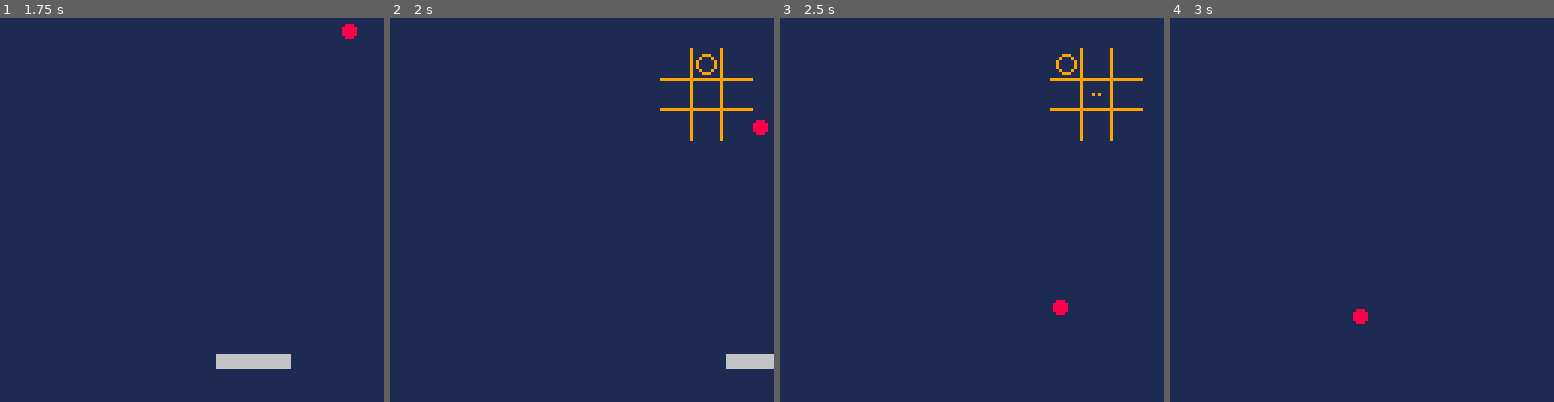
Above: before the commit, frames 1-4 (left to right).
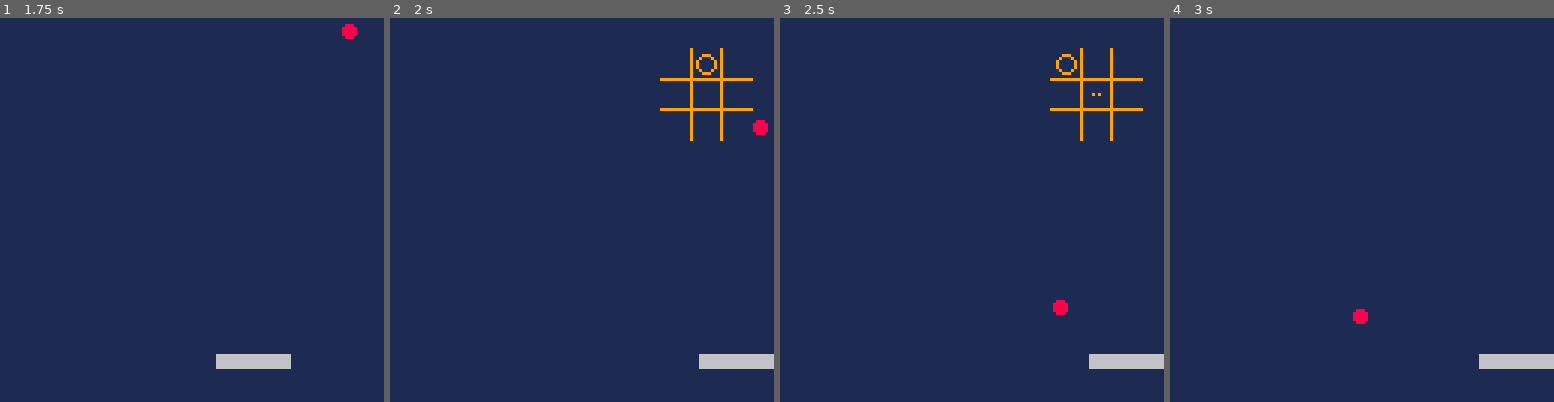
Above: after the commit, the same moments.

Repository: beetrootpaul/learning--pico8-breakout-tutorial
Game: PICO-8 cartridge breakout.p8
Same seed, same stepped clock (60 frames per second), same inputs: the game is played once before the commit and once after it.
Inputs:
- Up to frame 1 (1.75 s): tap X (X key) at 0.33, 1.07 s; tap O (Z key) at 0.7, 1.7 s; hold Right from 1.6 s (still down)
- Up to frame 2 (2 s): keep holding Right; tap X (X key) at 1.85 s
- Up to frame 3 (2.5 s): release Right at 2.1 s; tap O (Z key) at 2.1 s; hold Up 2.15-2.42 s; hold Right from 2.47 s (still down)
- Up to frame 4 (3 s): keep holding Right; tap O (Z key) at 2.5, 2.9 s; tap X (X key) at 2.97 s

Frame 1 is identical in both runs. In frame 2, 0.3% of the frame differs, in the area x 80-88%, y 87-92%; in frame 3, 0.8%, in the area x 80-100%, y 87-92%; in frame 4, 0.8%.

Commit message:
limit paddle movement by screen borders

Diff:
--- a/src/paddle.lua
+++ b/src/paddle.lua
@@ -8,7 +8,6 @@
 paddle.x = u.viewport_size_px / 2 - paddle.w / 2
 paddle.y = u.viewport_size_px - paddle._bottom_gap - paddle.h
 
--- TODO stop paddle on screen edges
 function paddle:update()
     self._dx = 0.5 * self._dx
     if btn(u.buttons.l) then
@@ -18,6 +17,7 @@
         self._dx = 5
     end
     self.x = self.x + self._dx
+    self.x = mid(0, self.x, u.viewport_size_px - 1 - paddle.w)
 end
 
 function paddle:draw()
